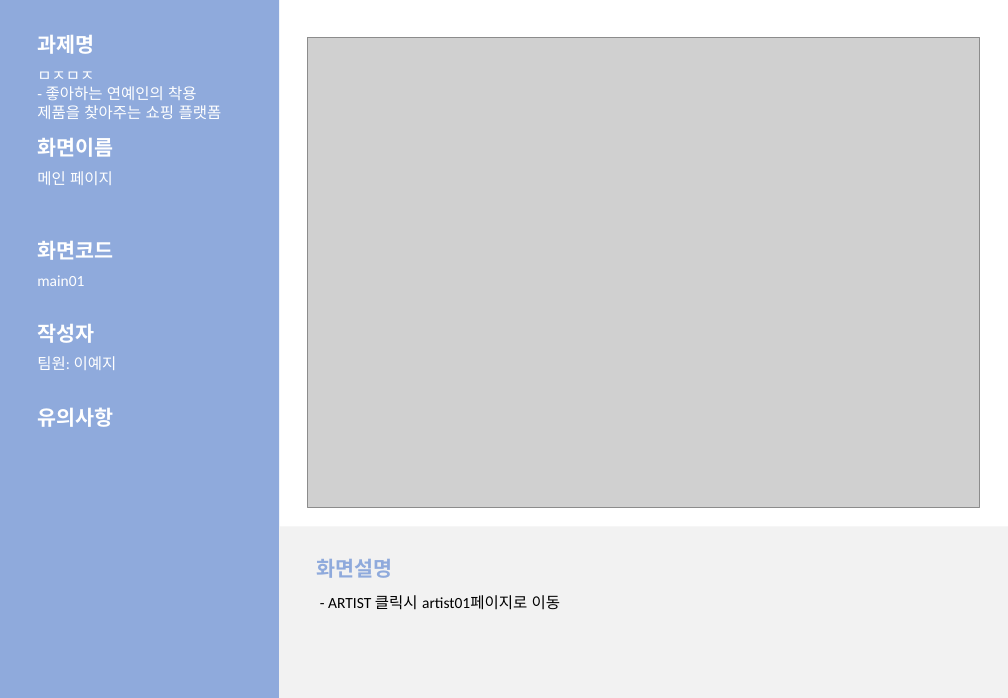
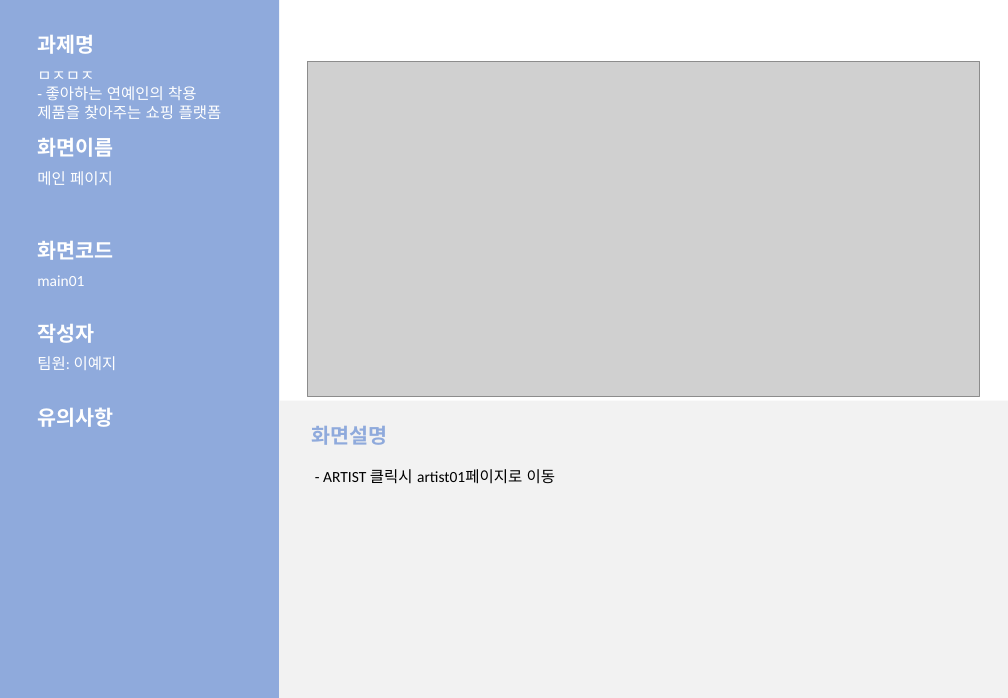
Before and after one commit to LeticiaKang/Project_Idol-Fandom-WebPlaform, a slide deck: slide 4 of 산출문서/화면설계서/화면설계서_서식(1조. HappyVirus).pptx. Drawn at 1008x698 pixels with LibreOffice and Linux fonts; fonts in the diff are those of the drawing; grey boxes stand for pictures. Boxes give left, top, right and bottom in pixels: in the first picture for what was removed or moved away, otherwise in the second. Text is boxed around its words. In the diff, an @@ line names an element or a change of style, - is before the commit and + after.

Commit message:
화면설계서
- 화면설명 제외한 모든 항목 작성 완료

```diff
--- a/산출문서/화면설계서/화면설계서_서식(1조. HappyVirus).pptx
+++ b/산출문서/화면설계서/화면설계서_서식(1조. HappyVirus).pptx
@@ picture: place and size @@
-picture at (307, 37, 980, 507)
+picture at (307, 61, 980, 396)
@@ rectangle: place and size @@
-rectangle at (279, 527, 1008, 698)
+rectangle at (279, 400, 1008, 698)
@@ text "화면설명": place and size @@
-text "화면설명" at (316, 559, 392, 578)
+text "화면설명" at (311, 426, 387, 445)
@@ text "- ARTIST 클릭시 artist01페이지로 이동": place and size @@
-text "- ARTIST 클릭시 artist01페이지로 이동" at (328, 595, 560, 610)
+text "- ARTIST 클릭시 artist01페이지로 이동" at (323, 469, 555, 484)
```
Also in this commit, not shown: 5 other slides changed, 6 slides added, 2 slides removed.
